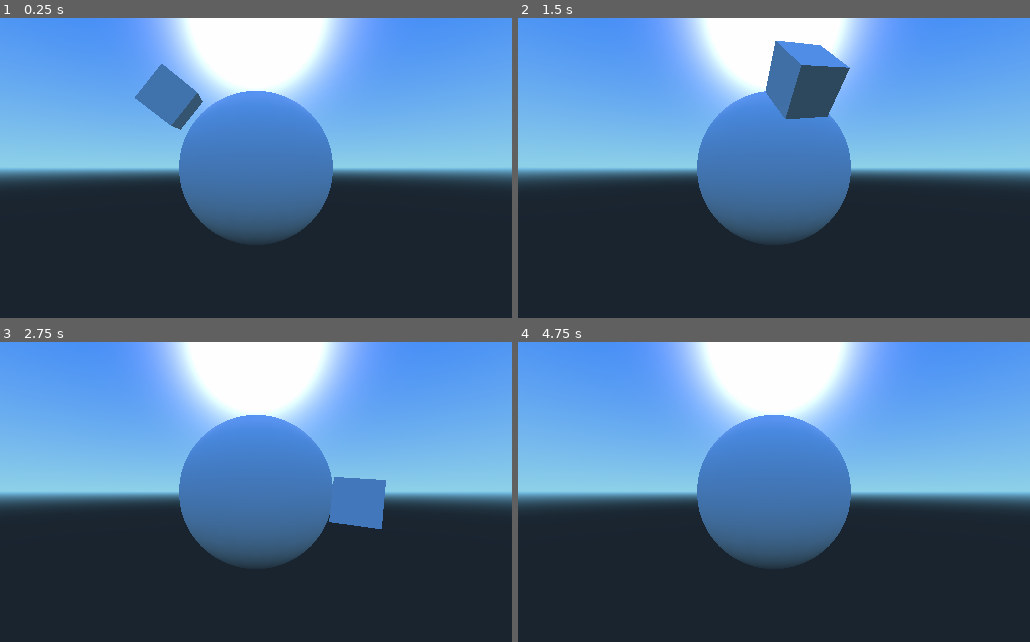
Above: before the commit, frames 1-4 (two rows, left to right).
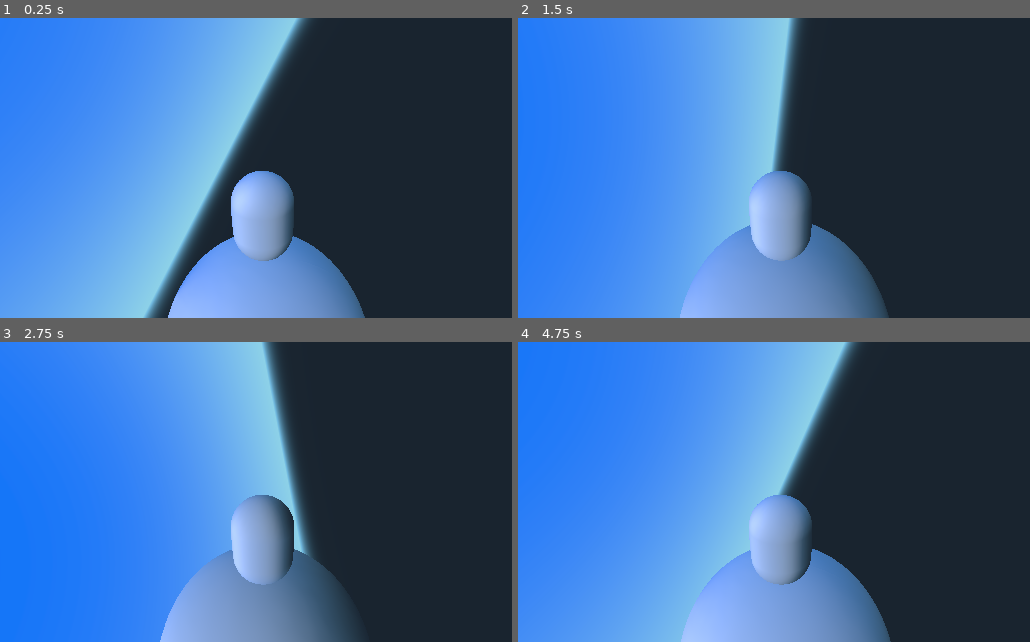
Above: after the commit, the same moments.

Repository: ComancheAk/RigidBody-Planetary-Physics-Correct-Stand-Up
Game: Godot game, scene res://demo.tscn
Two runs of this game, one before a commit and one after it. Both use one fixed random seed, a clock stepped at 60 frames per second and the inputs below.
Inputs:
- Up to frame 1 (0.25 s): no input
- Up to frame 2 (1.5 s): hold Right (ui_right) 0.53-1.28 s; hold Down (ui_down) from 1.28 s (still down)
- Up to frame 3 (2.75 s): release Down (ui_down) at 2.03 s; hold Right (ui_right) from 2.03 s (still down)
- Up to frame 4 (4.75 s): release Right (ui_right) at 2.78 s; hold Up (ui_up) 2.78-3.53 s; hold Left (ui_left) from 3.53 s (still down)

The runs differ from the first frame. In frame 1, 80% of the frame differs, in the area x 0-100%, y 0-100%; in frame 2, 83%; in frame 3, 83%; in frame 4, 84%.

Commit message:
keyboard movement

Diff:
--- a/RigidBody.gd
+++ b/RigidBody.gd
@@ -1,17 +1,45 @@
 extends RigidBody
 var target #Variable for current object Transform
 var gravityCentre #Variable for gravity centre
+var xVelocity
+var zVelocity
 
 
 func _ready():
 	gravityCentre = get_node("../StaticBody").get_transform()
+	zVelocity = 0
+	xVelocity = 0
 	pass
 
 func _integrate_forces(state):
 	target = state.transform
-	print(state.get_total_gravity()) #Information for testing
+	#print(state.get_total_gravity()) #Information for testing
 	state.transform = orthonormalizePlanetary(target,gravityCentre)
-	state.set_linear_velocity((target.basis.x+target.basis.z)+state.get_total_gravity())
+	if (Input.is_action_pressed("ui_up")):
+		zVelocity += 0.1
+	if (Input.is_action_just_released("ui_up")):
+		zVelocity = 0
+	if (Input.is_action_pressed("ui_down")):
+		zVelocity -= 0.1
+	if (Input.is_action_just_released("ui_down")):
+		zVelocity = 0
+	if (zVelocity > 1):
+			zVelocity = 1
+	if (zVelocity < -1):
+			zVelocity = -1
+	if (Input.is_action_pressed("ui_left")):
+		xVelocity += 0.1
+	if (Input.is_action_just_released("ui_left")):
+		xVelocity = 0
+	if (Input.is_action_pressed("ui_right")):
+		xVelocity -= 0.1
+	if (Input.is_action_just_released("ui_right")):
+		xVelocity = 0
+	if (xVelocity > 1):
+			xVelocity = 1
+	if (xVelocity < -1):
+			xVelocity = -1
+	state.set_linear_velocity((target.basis.x*xVelocity+target.basis.z*zVelocity)+state.get_total_gravity())
 	pass
 
 func orthonormalizePlanetary(t,p):
--- a/demo.tscn
+++ b/demo.tscn
@@ -10,12 +10,12 @@
 
 extents = Vector3( 1, 1, 1 )
 
-[sub_resource type="CubeMesh" id=3]
+[sub_resource type="CapsuleMesh" id=6]
 
-size = Vector3( 2, 2, 2 )
-subdivide_width = 0
-subdivide_height = 0
-subdivide_depth = 0
+radius = 1.0
+mid_height = 1.0
+radial_segments = 64
+rings = 8
 
 [sub_resource type="SphereShape" id=4]
 
@@ -101,6 +101,7 @@
 
 [node name="MeshInstance" type="MeshInstance" parent="RigidBody/CollisionShape" index="0"]
 
+transform = Transform( 1, 0, 0, 0, -4.37114e-08, -1, 0, 1, -4.37114e-08, 0, 0, 0 )
 layers = 1
 material_override = null
 cast_shadow = 1
@@ -110,14 +111,14 @@
 lod_min_hysteresis = 0.0
 lod_max_distance = 0.0
 lod_max_hysteresis = 0.0
-mesh = SubResource( 3 )
+mesh = SubResource( 6 )
 skeleton = NodePath("..")
 material/0 = null
 _sections_unfolded = [ "Transform" ]
 
-[node name="Camera" type="Camera" parent="." index="2"]
+[node name="Camera" type="Camera" parent="RigidBody" index="1"]
 
-transform = Transform( 1, 0, 0, 0, 1, 0, 0, 0, 1, 0, 0, 2.95135 )
+transform = Transform( -0.999169, -0.0188215, -0.036143, -0.0305394, 0.933087, 0.358351, 0.0269799, 0.359157, -0.932887, -0.0160996, 0.986573, -1.48574 )
 keep_aspect = 1
 cull_mask = 1048575
 environment = null
@@ -131,7 +132,7 @@
 near = 0.05
 far = 100.0
 
-[node name="StaticBody" type="StaticBody" parent="." index="3"]
+[node name="StaticBody" type="StaticBody" parent="." index="2"]
 
 input_ray_pickable = true
 input_capture_on_drag = false
--- a/project.godot
+++ b/project.godot
@@ -19,6 +19,25 @@
 window/size/width=512
 window/size/height=300
 
+[input]
+
+ui_left=[ Object(InputEventKey,"resource_local_to_scene":false,"resource_name":"","device":0,"alt":false,"shift":false,"control":false,"meta":false,"command":false,"pressed":false,"scancode":16777231,"unicode":0,"echo":false,"script":null)
+, Object(InputEventJoypadButton,"resource_local_to_scene":false,"resource_name":"","device":0,"button_index":14,"pressure":0.0,"pressed":false,"script":null)
+, Object(InputEventKey,"resource_local_to_scene":false,"resource_name":"","device":0,"alt":false,"shift":false,"control":false,"meta":false,"command":false,"pressed":false,"scancode":65,"unicode":0,"echo":false,"script":null)
+ ]
+ui_right=[ Object(InputEventKey,"resource_local_to_scene":false,"resource_name":"","device":0,"alt":false,"shift":false,"control":false,"meta":false,"command":false,"pressed":false,"scancode":16777233,"unicode":0,"echo":false,"script":null)
+, Object(InputEventJoypadButton,"resource_local_to_scene":false,"resource_name":"","device":0,"button_index":15,"pressure":0.0,"pressed":false,"script":null)
+, Object(InputEventKey,"resource_local_to_scene":false,"resource_name":"","device":0,"alt":false,"shift":false,"control":false,"meta":false,"command":false,"pressed":false,"scancode":68,"unicode":0,"echo":false,"script":null)
+ ]
+ui_up=[ Object(InputEventKey,"resource_local_to_scene":false,"resource_name":"","device":0,"alt":false,"shift":false,"control":false,"meta":false,"command":false,"pressed":false,"scancode":16777232,"unicode":0,"echo":false,"script":null)
+, Object(InputEventJoypadButton,"resource_local_to_scene":false,"resource_name":"","device":0,"button_index":12,"pressure":0.0,"pressed":false,"script":null)
+, Object(InputEventKey,"resource_local_to_scene":false,"resource_name":"","device":0,"alt":false,"shift":false,"control":false,"meta":false,"command":false,"pressed":false,"scancode":87,"unicode":0,"echo":false,"script":null)
+ ]
+ui_down=[ Object(InputEventKey,"resource_local_to_scene":false,"resource_name":"","device":0,"alt":false,"shift":false,"control":false,"meta":false,"command":false,"pressed":false,"scancode":16777234,"unicode":0,"echo":false,"script":null)
+, Object(InputEventJoypadButton,"resource_local_to_scene":false,"resource_name":"","device":0,"button_index":13,"pressure":0.0,"pressed":false,"script":null)
+, Object(InputEventKey,"resource_local_to_scene":false,"resource_name":"","device":0,"alt":false,"shift":false,"control":false,"meta":false,"command":false,"pressed":false,"scancode":83,"unicode":0,"echo":false,"script":null)
+ ]
+
 [rendering]
 
 environment/default_environment="res://default_env.tres"
Not shown, changed: README.md
Not shown, added: gif3.gif
